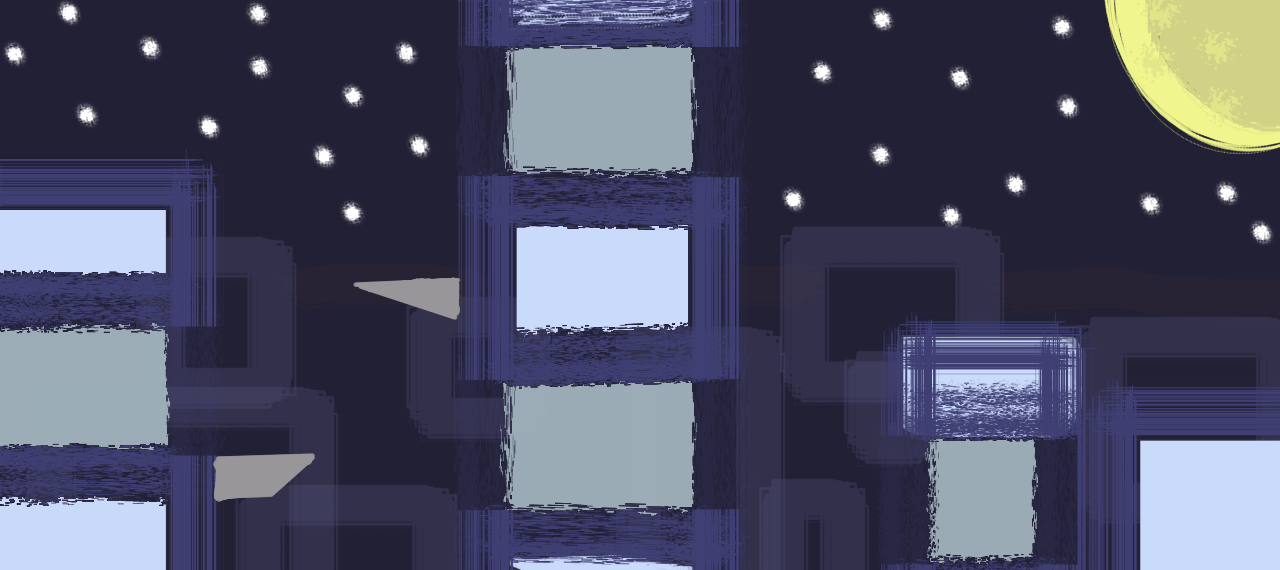
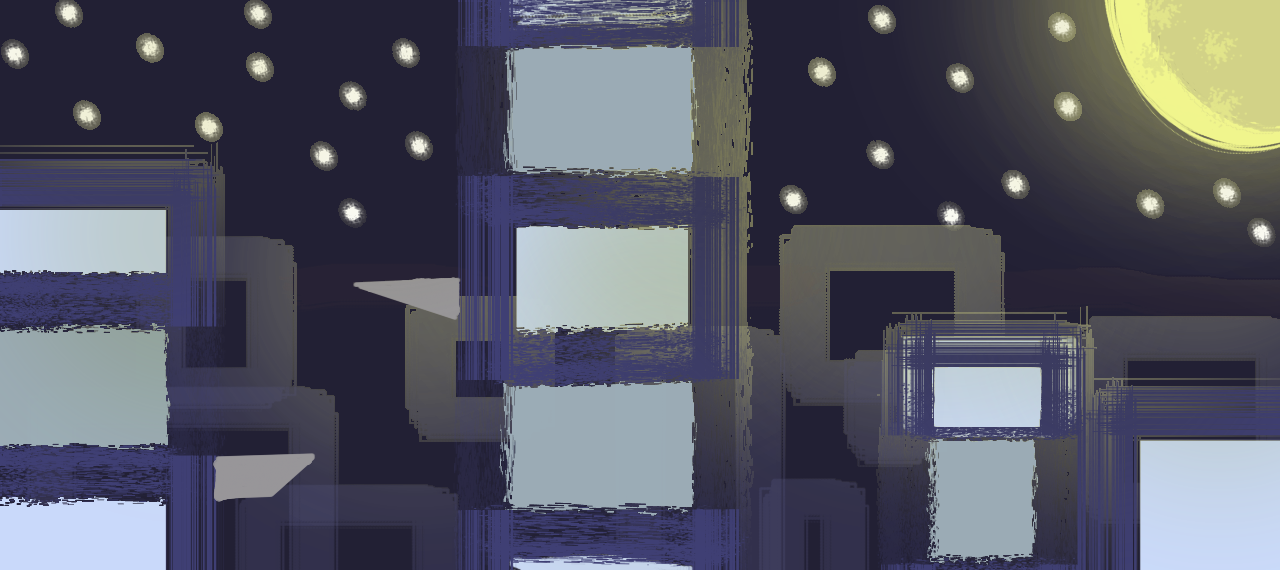
Layers edited between the first and the second 1280×570 image:
painted on "Pintar camada 2" over 192, 256, 512, 512
painted on "Pintar camada 1" over 0, 0, 1280, 570
painted on "Pintar camada 4" over 0, 0, 1280, 570
painted on "Pintar camada 7" over 0, 0, 1280, 320
painted on "Pintar camada 6" over 0, 0, 1280, 570
painted on "Pintar camada 3" over 0, 0, 1280, 570
painted on "Plano de fundo" over 0, 0, 1280, 570
